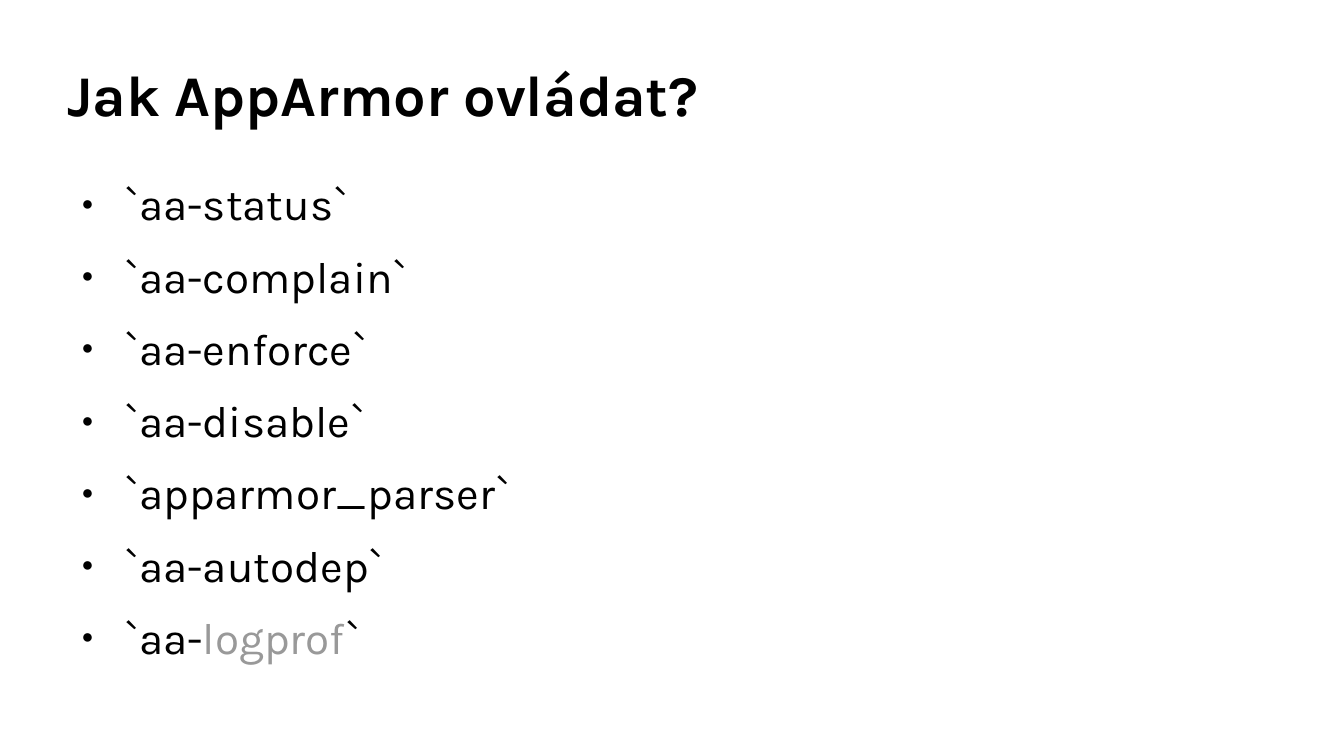
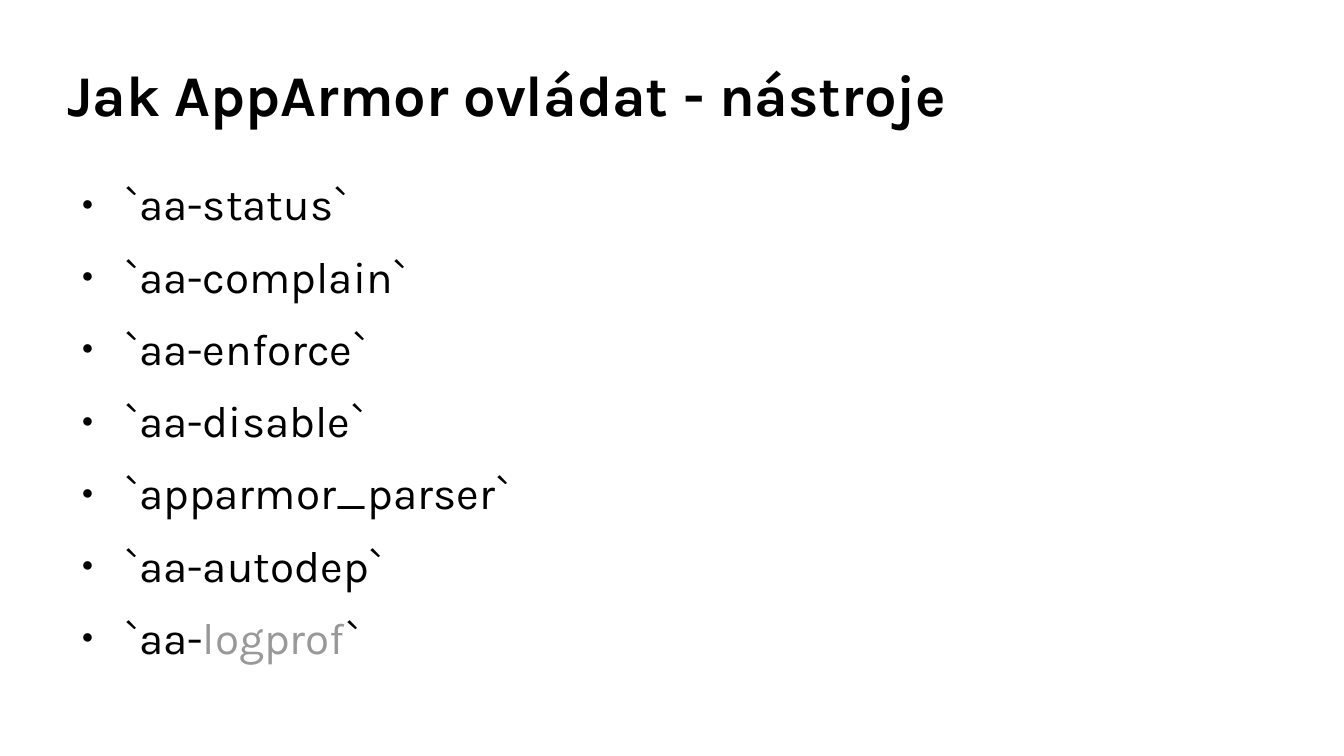
Before and after one commit to djz88/docs, a slide deck: slide 20 of apparmor/apparmor_openalt2017_extended.odp. Drawn at 1344x756 pixels with LibreOffice and Linux fonts; fonts in the diff are those of the drawing; background and template pictures are left out. Boxes give left, top, right and bottom in pixels: in the first picture for what was removed or moved away, otherwise in the second. Text is boxed around its words. In the diff, an @@ line names an element or a change of style, - is before the commit and + after.

```diff
--- a/apparmor/apparmor_openalt2017_extended.odp
+++ b/apparmor/apparmor_openalt2017_extended.odp
@@ title at (67,70,946,130): text changed @@
-Jak AppArmor ovládat?
+Jak AppArmor ovládat - nástroje
```
Also in this commit, not shown: 2 other slides changed, 2 slides added.
